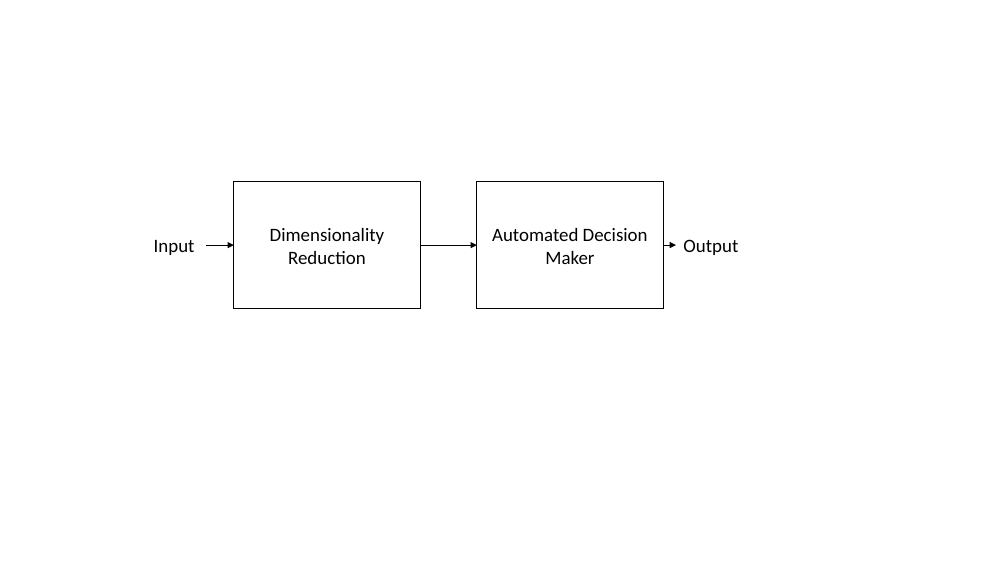
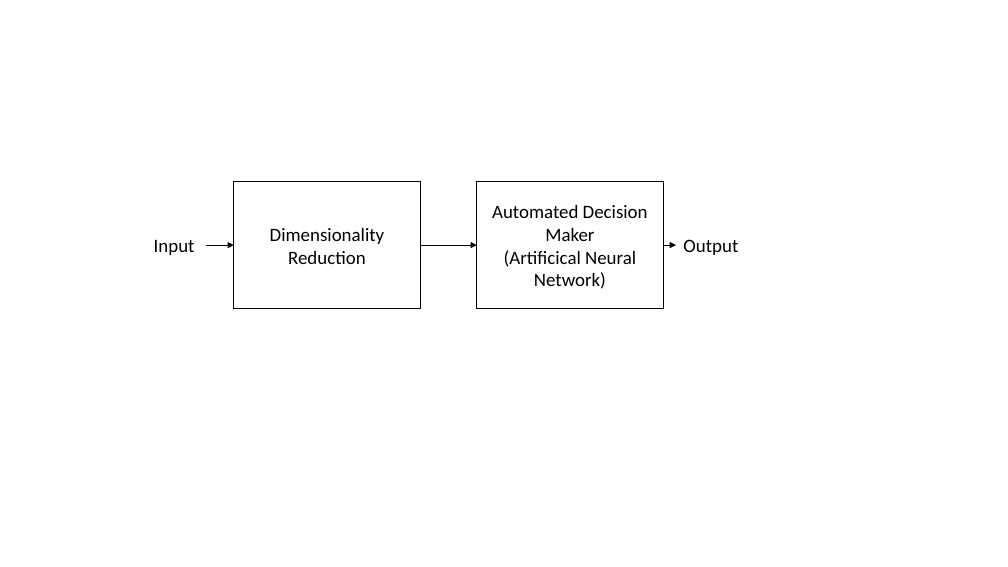
Before and after one commit to aliceyang16/Proposal-Report-, a slide deck: slide 1 of Tools/System_Overview.pptx. Drawn at 1008x567 pixels with LibreOffice and Linux fonts; fonts in the diff are those of the drawing. Boxes give left, top, right and bottom in pixels: in the first picture for what was removed or moved away, otherwise in the second. Text is boxed around its words. In the diff, an @@ line names an element or a change of style, - is before the commit and + after.

```diff
--- a/Tools/System_Overview.pptx
+++ b/Tools/System_Overview.pptx
@@ text in rectangle at (x1=504, y1=250, x2=636, y2=289): paragraph added @@
+(Artificical Neural Network)
```
Also in this commit, not shown: 9 other files.
